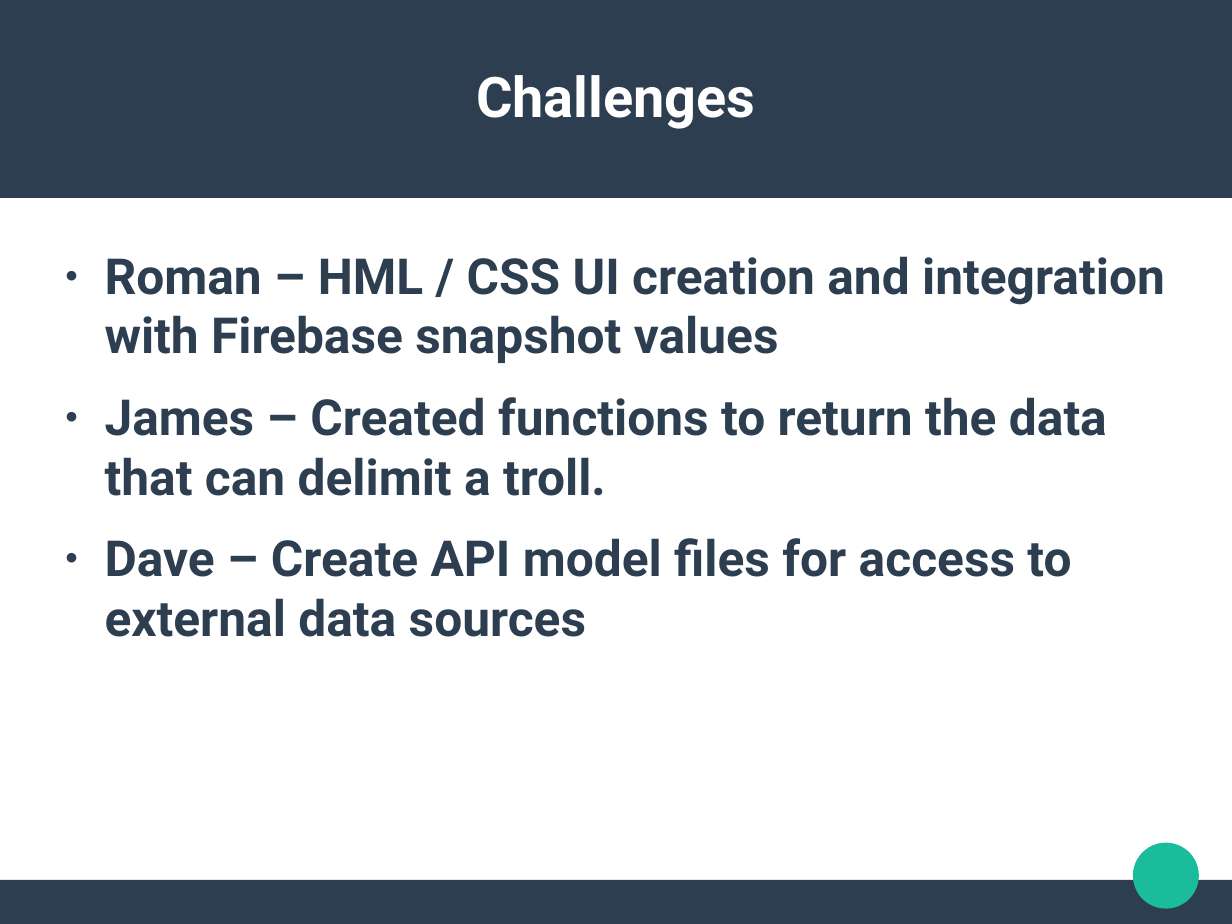
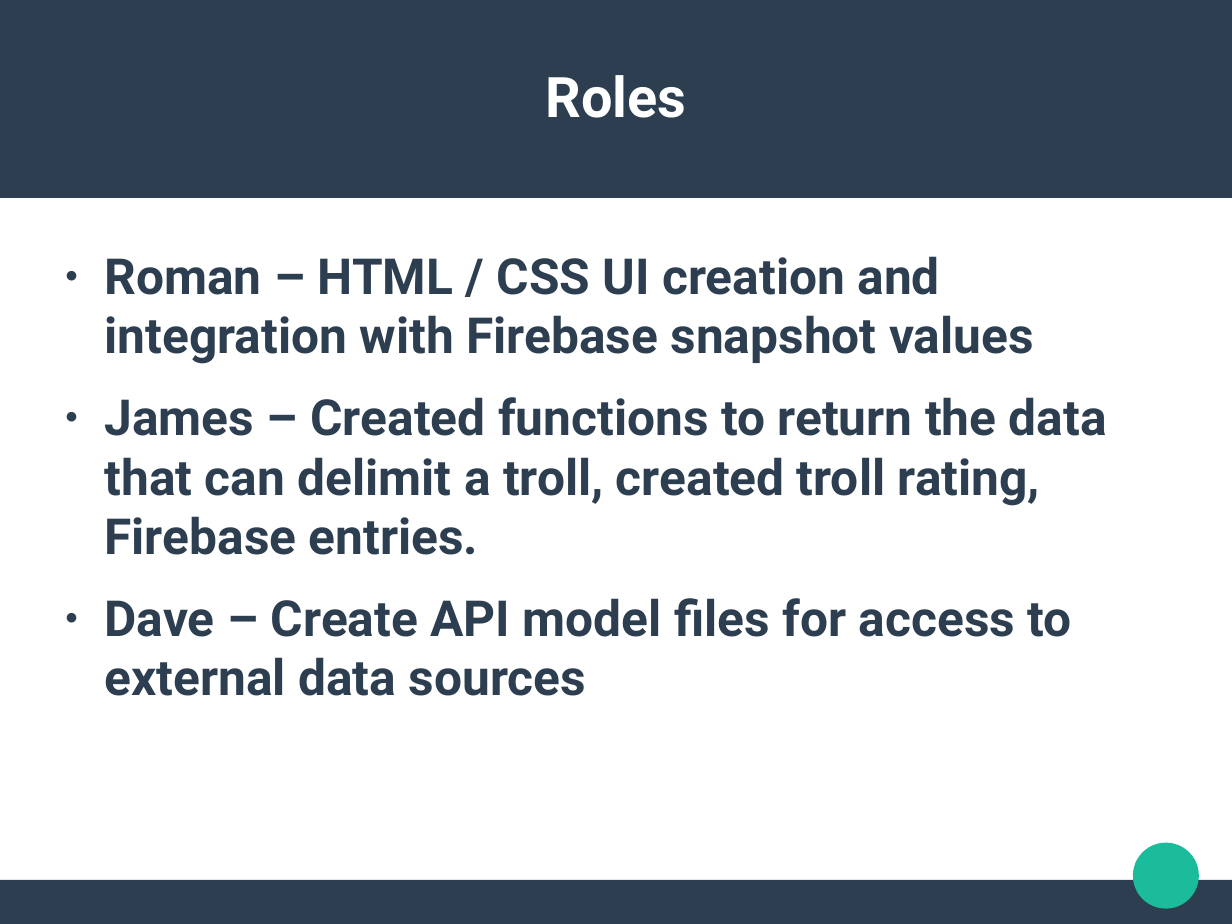
Before and after one commit to dhurley94/cantkeepatrolldown, a slide deck: slide 5 of Project 1 Trollin.pptx. Drawn at 1232x924 pixels with LibreOffice and Linux fonts; fonts in the diff are those of the drawing. Boxes give left, top, right and bottom in pixels: in the first picture for what was removed or moved away, otherwise in the second. Text is boxed around its words. In the diff, an @@ line names an element or a change of style, - is before the commit and + after.

```diff
--- a/Project 1 Trollin.pptx
+++ b/Project 1 Trollin.pptx
@@ text at box(545, 75, 686, 118): text changed @@
-Challenges
+Roles
@@ text at box(105, 256, 1107, 555): text changed @@
-● Roman – HML / CSS UI creation and integration with Firebase snapshot values
-● James – Created functions to return the data that can delimit a troll.
+● Roman – HTML / CSS UI creation and integration with Firebase snapshot values
+● James – Created functions to return the data that can delimit a troll, created troll rating, Firebase entries.
```
Also in this commit, not shown: 1 other slide changed, 1 slide added, 1 slide removed.
